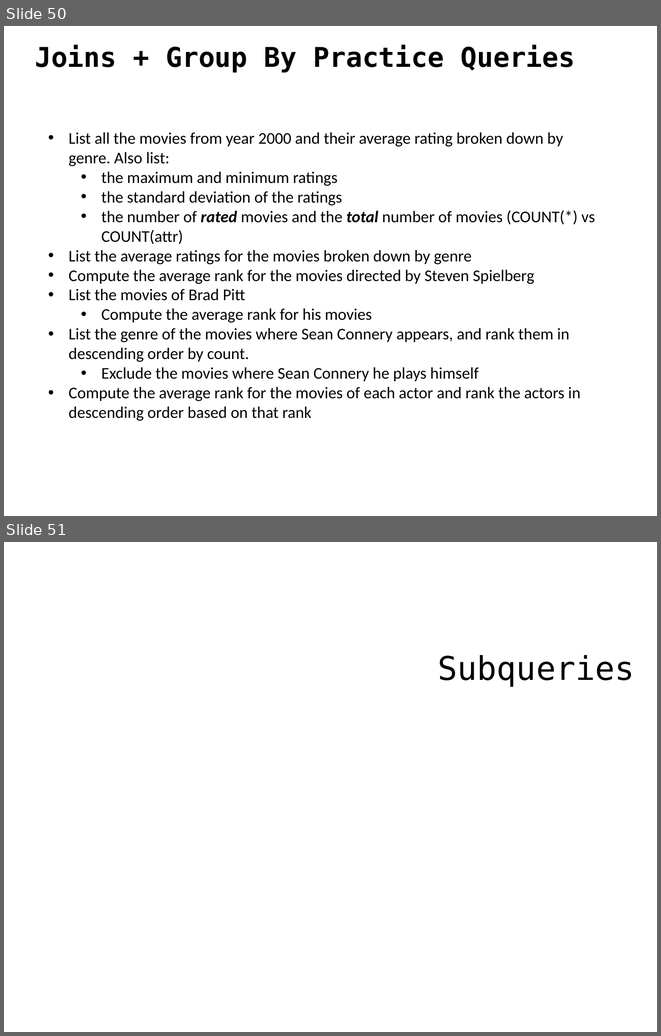
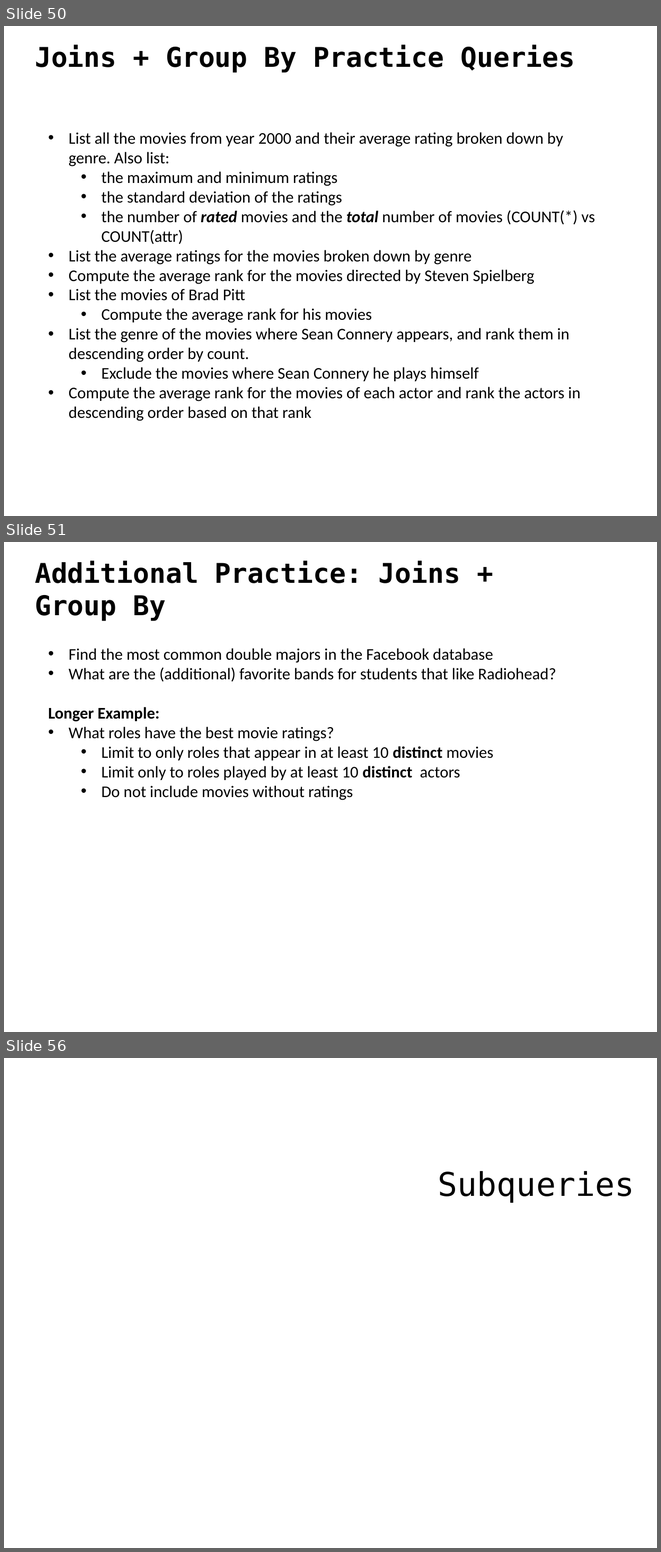
Before and after one commit to ipeirotis/dealing_with_data, a slide deck: 02-SQL/C-SQL.pptx. Shown one above the other, each under a label of ours: slides 50 and 51 before the commit, slides 50, 51 and 56 after it; the slides between them are not shown. The pictures are 661x1036 and 661x1552 pixels, drawn with LibreOffice and Linux fonts; fonts in the diff are those of the drawing. Boxes give left, top, right and bottom in pixels: in the first picture for what was removed or moved away, otherwise in the second. Text is boxed around its words. In the diff, an @@ line names an element or a change of style, - is before the commit and + after.

Commit message:
Added CASE, ANY, ALL and examples

```diff
--- a/02-SQL/C-SQL.pptx
+++ b/02-SQL/C-SQL.pptx
@@ slide 51 added at (4,542,657,1032), background #FFFFFF @@
@@ text added at (35,561,460,621), 30 pt, text #000000, bold @@
+Additional Practice: Joins + Group By
@@ text added at (48,648,556,800), 18 pt, text #000000 @@
+• Find the most common double majors in the Facebook database
+• What are the (additional) favorite bands for students that like Radiohead?
+Longer Example:
+• What roles have the best movie ratings?
+  • Limit to only roles that appear in at least 10 distinct movies
+  • Limit only to roles played by at least 10 distinct actors
+  • Do not include movies without ratings
@@ what was slide 51 is now slide 56 @@
```
Also in this commit, not shown: 3 slides changed, 8 other slides added.
